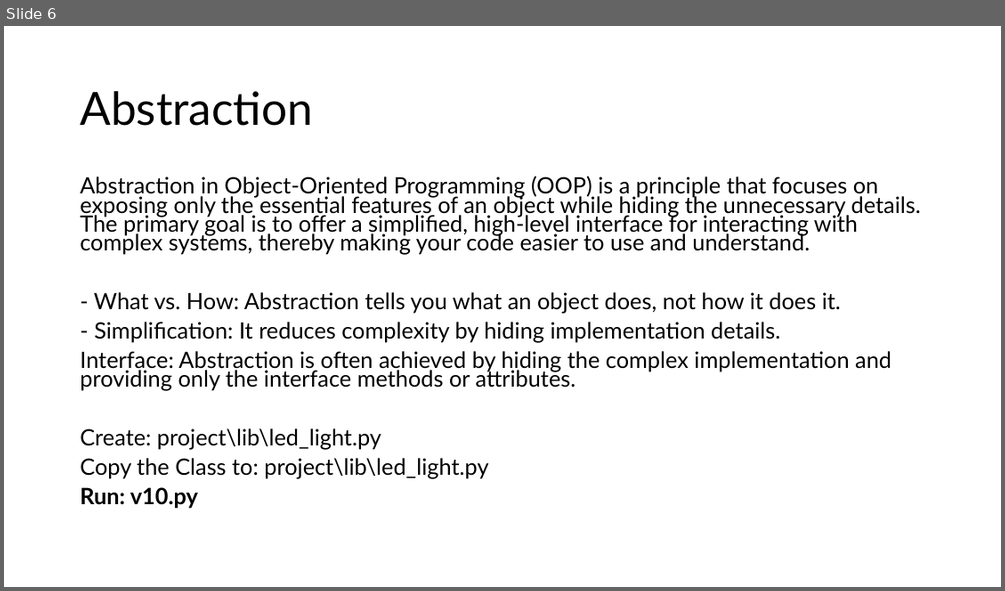
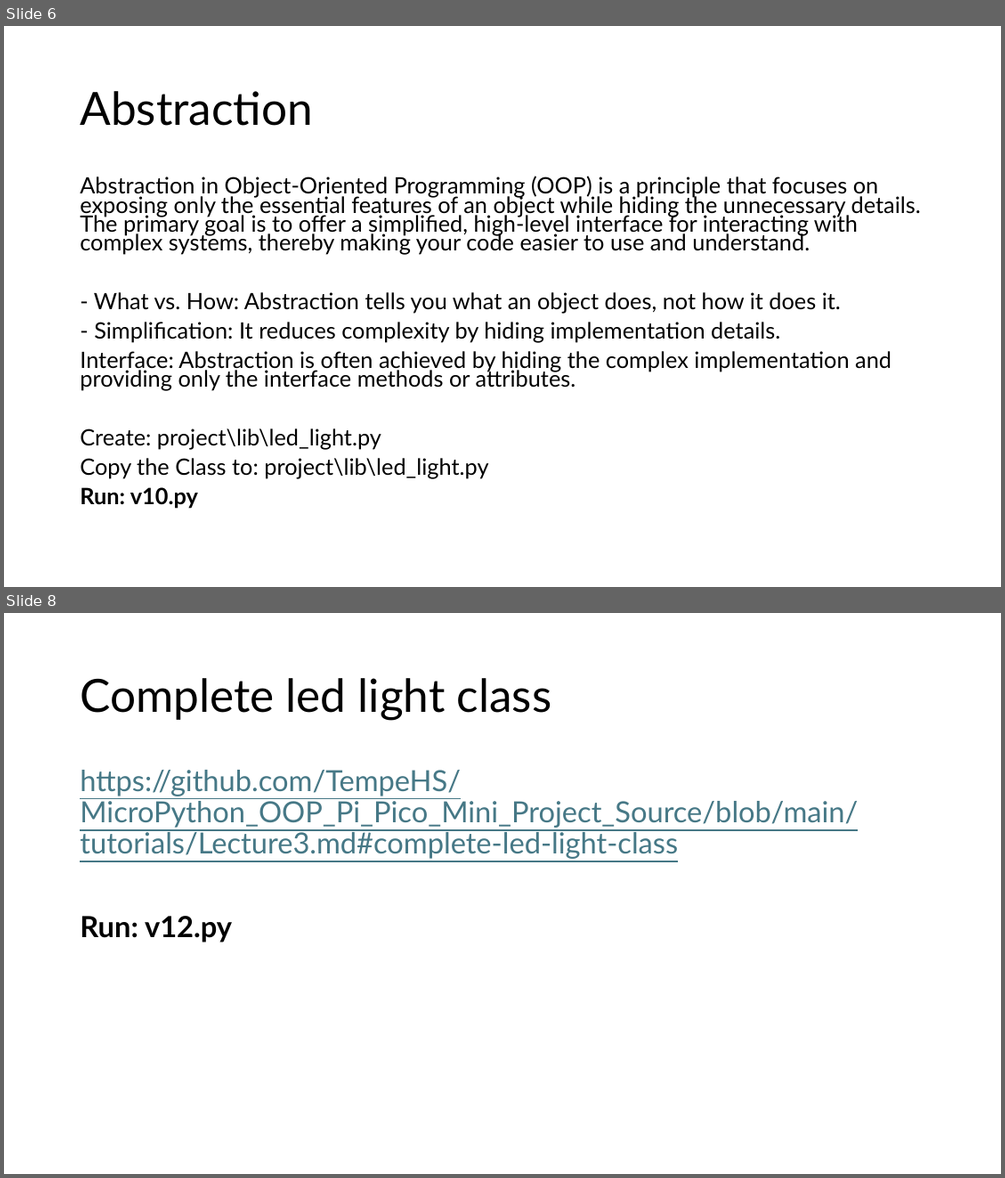
Before and after one commit to TempeHS/MicroPython_OOP_Pi_Pico_Mini_Project_Source, a slide deck: tutorials/presentations/Lecture3.pptx. Shown one above the other, each under a label of ours: slide 6 before the commit, slides 6 and 8 after it; the slides between them are not shown. The pictures are 1005x591 and 1005x1178 pixels, drawn with LibreOffice and Linux fonts; fonts in the diff are those of the drawing. Boxes give left, top, right and bottom in pixels: in the first picture for what was removed or moved away, otherwise in the second. Text is boxed around its words. In the diff, an @@ line names an element or a change of style, - is before the commit and + after.

Commit message:
update

```diff
--- a/tutorials/presentations/Lecture3.pptx
+++ b/tutorials/presentations/Lecture3.pptx
@@ slide 8 added at box(4, 613, 1001, 1174), background #FFFFFF @@
@@ title added at box(80, 678, 552, 720), 44 pt, text #000000 @@
+Complete led light class
@@ text added at box(80, 770, 858, 942), 28 pt, text #467886, underline @@
+https://github.com/TempeHS/MicroPython_OOP_Pi_Pico_Mini_Project_Source/blob/main/tutorials/Lecture3.md#complete-led-light-class
+Run: v12.py
```
Also in this commit, not shown: 1 slide changed.
